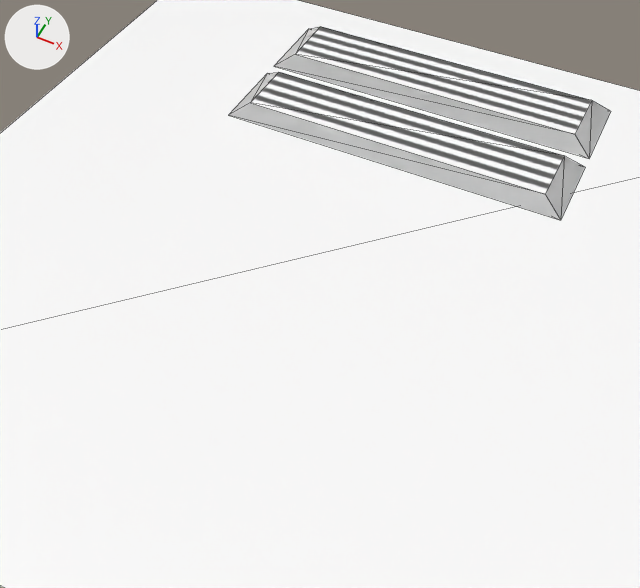
Renders of the FBX model Fbx_Export/Menu_FBX.fbx from each side of a commit.
The view is the same before and after, from a camera (50 mm lens) standing at (0.166, -0.336, 0.382) and looking at (0.005, -0.013, -0.021). Lighting does not change. The marker at upper left points along +X, +Y and +Z. Mesh edges are drawn as thin lines. Where no turn or scale is listed for an object, it has been applied to the vertices.

Names of what the first picture shows: 'Background', 'Exit_Game', 'Start_Game'.
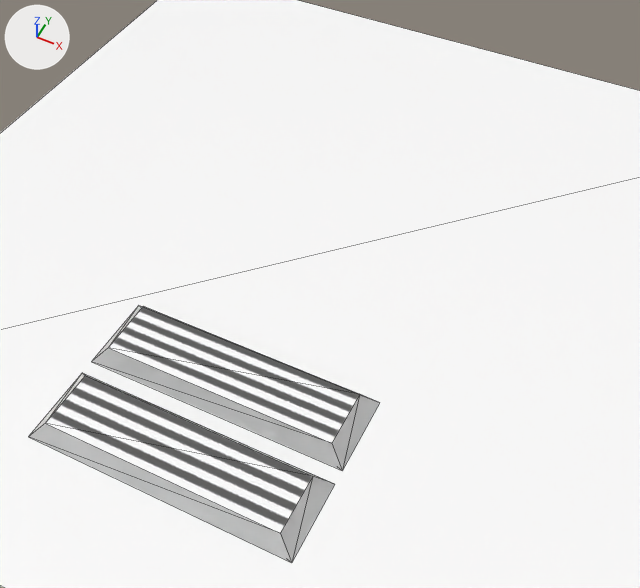
The change, as a list of edits to the scene's bpy script:
```text
Change me_mesh_004:
    where me_mesh_004.from_pydata(...)  # 8 vertices, 12 faces; spans x -0.12..0.12, y -0.029..0.029, z -0.005..0.005
    used by ob_main_menu; location = (0.0, 0.1873, 0.005)
    me_mesh_004 part 4: the whole mesh is scaled about its middle by (0.627, 0.778, 1)
Change me_mesh_003:
    where me_mesh_003.from_pydata(...)  # 8 vertices, 12 faces; spans x -0.12..0.12, y -0.029..0.029, z -0.005..0.005
    used by ob_resume; location = (0.0, 0.1201, 0.005)
    me_mesh_003 part 2: the whole mesh is scaled about its middle by (0.626, 0.788, 1)
Change me_mesh_001:
    where me_mesh_001.from_pydata(...)  # 8 vertices, 12 faces; spans x -0.12..0.12, y -0.029..0.029, z -0.005..0.005
    used by ob_exit_game; location = (0.0, 0.1873, 0.005)
    me_mesh_001 part 1: the whole mesh is scaled about its middle by (0.627, 0.778, 1)
Change me_mesh_002:
    where me_mesh_002.from_pydata(...)  # 8 vertices, 12 faces; spans x -0.12..0.12, y -0.029..0.029, z -0.005..0.005
    used by ob_start_game; location = (0.0, 0.1201, 0.005)
    me_mesh_002 part 3: the whole mesh is scaled about its middle by (0.626, 0.788, 1)
Change ob_main_menu:
    ob_main_menu.location: (0.0, 0.1873, 0.005) -> (0.0, -0.16, 0.005)
Change ob_resume:
    ob_resume.location: (0.0, 0.1201, 0.005) -> (0.0, -0.1068, 0.005)
Change ob_exit_game:
    ob_exit_game.location: (0.0, 0.1873, 0.005) -> (0.0, -0.16, 0.005)
Change ob_start_game:
    ob_start_game.location: (0.0, 0.1201, 0.005) -> (0.0, -0.1068, 0.005)
```

Location of each change, [x1, y1, x2, y2] in pixels of the pictures (640 x 588 px):
'Main_Menu', mesh rescaled, moved (not visible before): after [28, 373, 335, 563]
'Start_Game', mesh rescaled, moved (not visible afterwards): before [229, 72, 585, 220]
'Resume', mesh rescaled, moved (not visible before): after [92, 306, 379, 471]
'Exit_Game', mesh rescaled, moved (not visible afterwards): before [274, 26, 611, 158]
